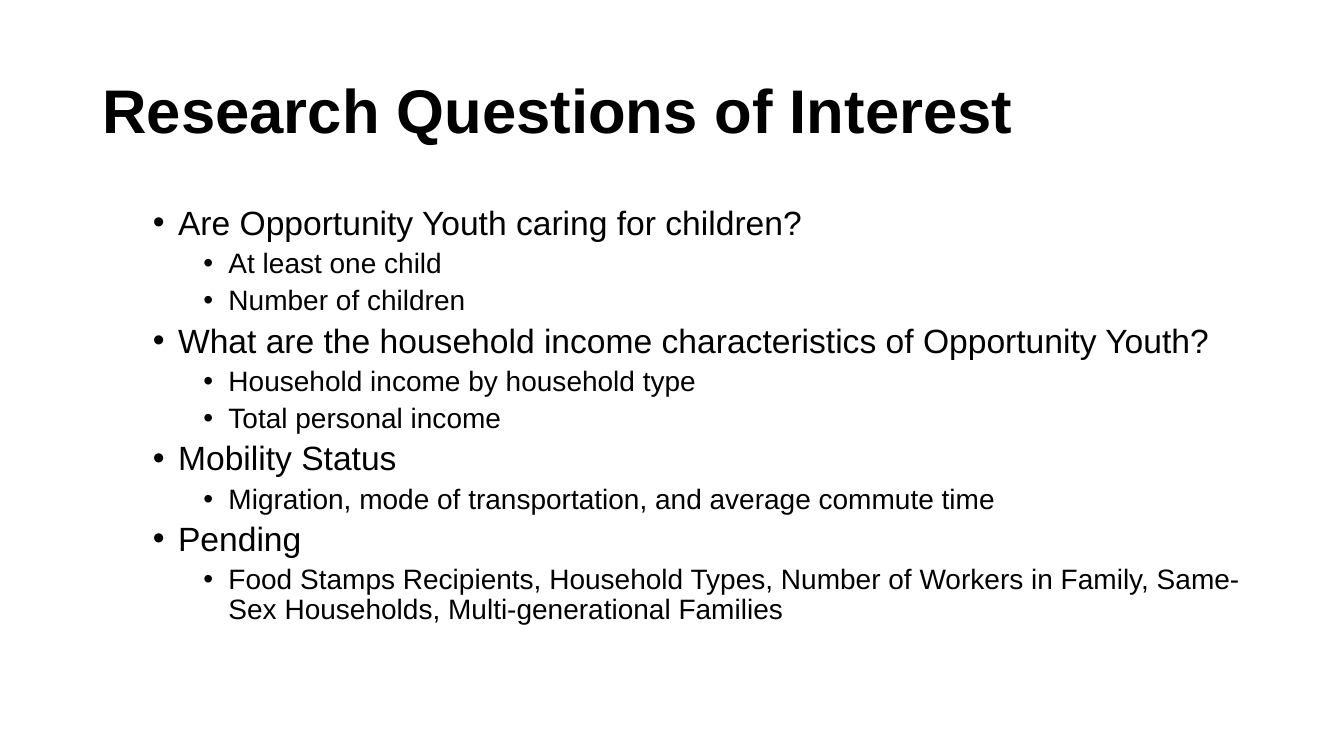
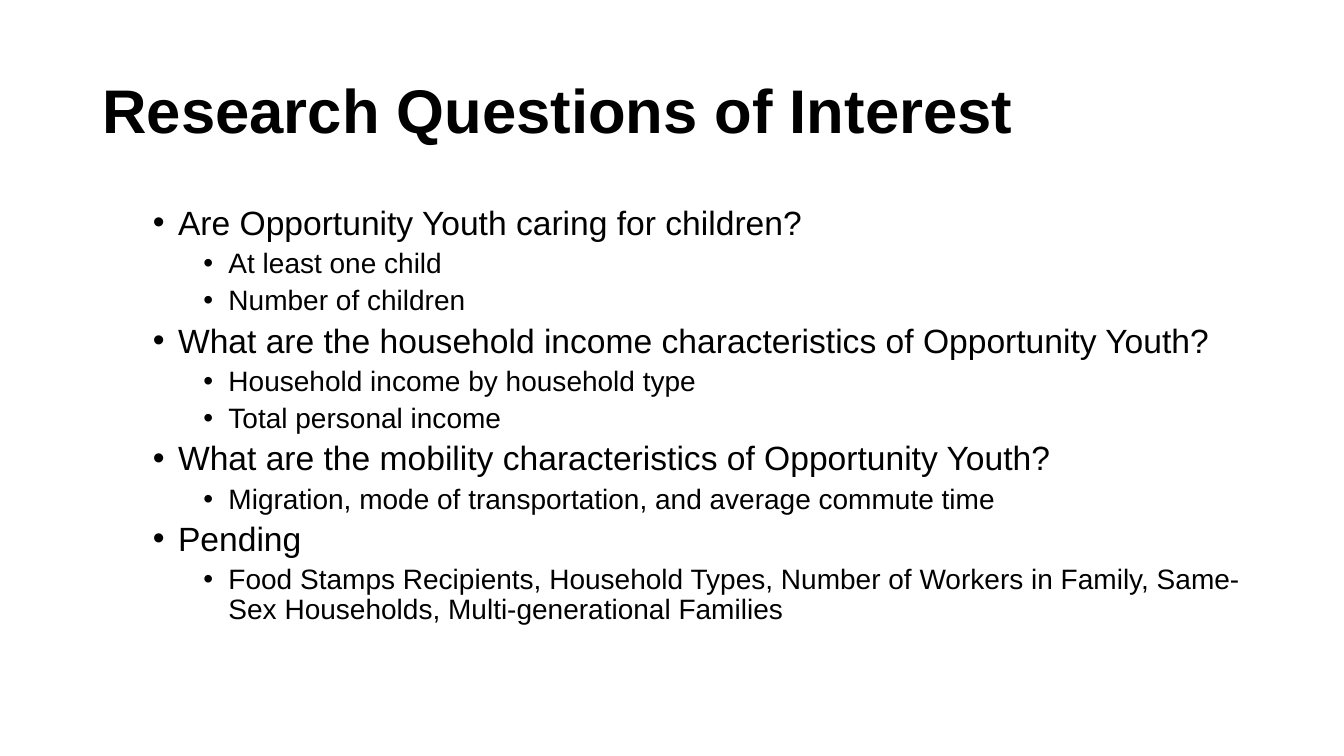
Before and after one commit to ucdiegorubi/oy_census_analysis, a slide deck: slide 3 of create_powerpoint/household_structure_estimates.pptx. Drawn at 1344x756 pixels with LibreOffice and Linux fonts; fonts in the diff are those of the drawing; background and template pictures are left out. Boxes give left, top, right and bottom in pixels: in the first picture for what was removed or moved away, otherwise in the second. Text is boxed around its words. In the diff, an @@ line names an element or a change of style, - is before the commit and + after.

Commit message:
updated household types to include connected youth only households for comparison and updated visualizations

```diff
--- a/create_powerpoint/household_structure_estimates.pptx
+++ b/create_powerpoint/household_structure_estimates.pptx
@@ text at (178,445,1050,477): text changed @@
-  • Mobility Status
+  • What are the mobility characteristics of Opportunity Youth?
```
Also in this commit, not shown: 7 other slides changed, 3 slides added, 2 slides removed, 5 other files.
